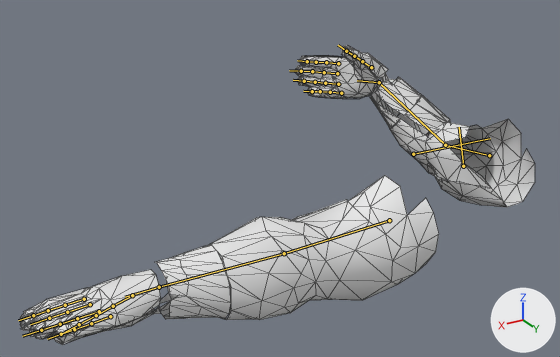
The Blender file sources_blender/bras_fps_anims.blend: old version first, new version second.
Rendered twice from a camera (50 mm lens) standing at (1.116, 1.146, 2.144) and looking at (0.323, -0.176, 1.483). Every picture has the same lights, and +X, +Y and +Z are marked at lower right. The older version comes first. Both versions are drawn at frame 19 of the action 'coup_b'; the numbers are the values there. The bones that change, and the others that lie on the model, are drawn over the model as lines. Mesh edges are drawn as thin lines.

Names of what the first picture shows: 'brassards', 'gants', 'manches'.
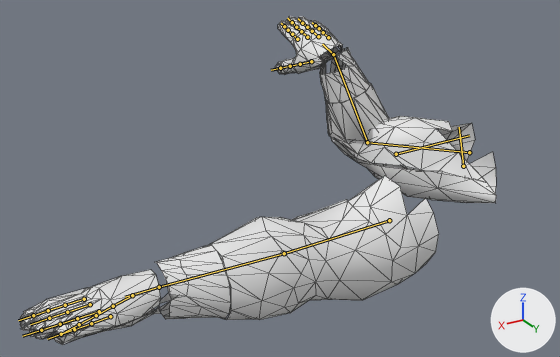
Changed parts and their boxes [x1, y1, x2, y2] in the pictures (560 x 357 px):
'manches', posed (12% narrower)
    before: [207, 94, 535, 320]
    after: [207, 83, 496, 320]
'gants', posed (12% narrower, 10% taller)
    before: [20, 45, 388, 345]
    after: [20, 16, 343, 345]
'brassards', posed (19% narrower, 10% taller)
    before: [155, 73, 421, 319]
    after: [155, 48, 370, 319]
bone 'clavicle_r', root to tip
    before: (413, 154) to (490, 138)
    after: (396, 154) to (469, 135)
bone 'upperarm_r', root to tip
    before: (489, 155) to (445, 145)
    after: (469, 152) to (367, 142)
bone 'lowerarm_r', root to tip
    before: (445, 145) to (379, 82)
    after: (367, 142) to (333, 54)
bone 'hand_r', root to tip
    before: (379, 82) to (357, 80)
    after: (333, 54) to (322, 44)

The change in detail:
Bone 'clavicle_r' (bone_clavicle_r) moves from (-0.033, -0.074, 0.01) to (-0.041, -0.112, 0.008).
Bone 'clavicle_r' (bone_clavicle_r) turns from (2, 1, 19) to (3, 1, 23) degrees about its own x, y and z.
Bone 'upperarm_r' (bone_upperarm_r) turns from (55, 16, 48) to (90, -16, 82) degrees about its own x, y and z.
Bone 'lowerarm_r' (bone_lowerarm_r) turns from (88, 13, 81) to (92, -20, -95) degrees about its own x, y and z.
Bone 'hand_r' (bone_hand_r) turns from (-35, 0, 13) to (-40, 0, 64) degrees about its own x, y and z.
